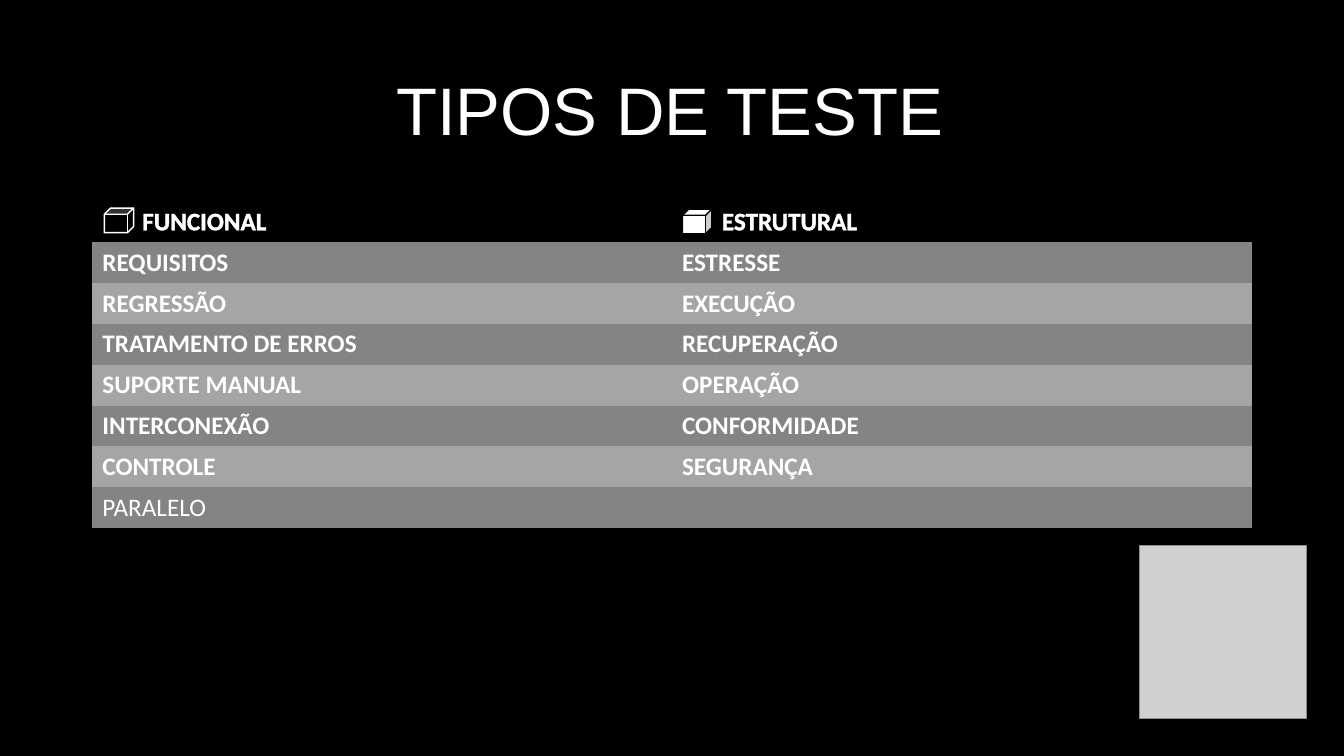
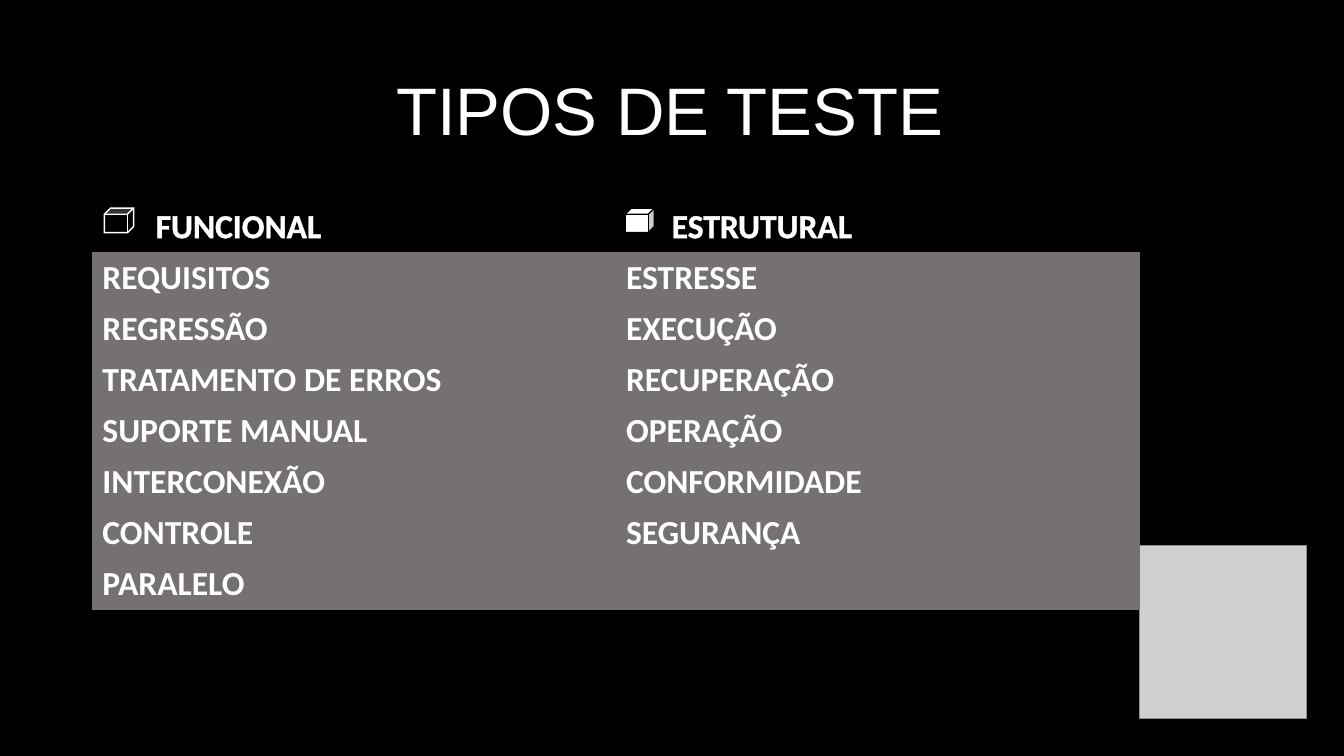
Before and after one commit to matheusclaudino/test-software, a slide deck: slide 39 of apresentacao/Apresentação - Teste de Software.pptx (slide 31 before the commit). Drawn at 1344x756 pixels with LibreOffice and Linux fonts; fonts in the diff are those of the drawing; grey boxes stand for pictures. Boxes give left, top, right and bottom in pixels: in the first picture for what was removed or moved away, otherwise in the second. Text is boxed around its words. In the diff, an @@ line names an element or a change of style, - is before the commit and + after.

```diff
--- a/apresentacao/Apresentação - Teste de Software.pptx
+++ b/apresentacao/Apresentação - Teste de Software.pptx
@@ table at <box>93,202,1139,605</box> @@
@@ fill #848484 to #767171 in 8 cells @@
@@ fill #A5A5A5 to #767171 in 6 cells @@
@@ size 18 to 24 pt @@
@@ bold on in "PARALELO" @@
@@ table: place and size @@
-table at <box>93,202,1252,528</box>
+table at <box>93,202,1139,605</box>
@@ cube: place and size @@
-cube at <box>683,210,712,234</box>
+cube at <box>625,209,654,233</box>
```
Also in this commit, not shown: 22 other slides changed, 10 slides added, 3 other files.
